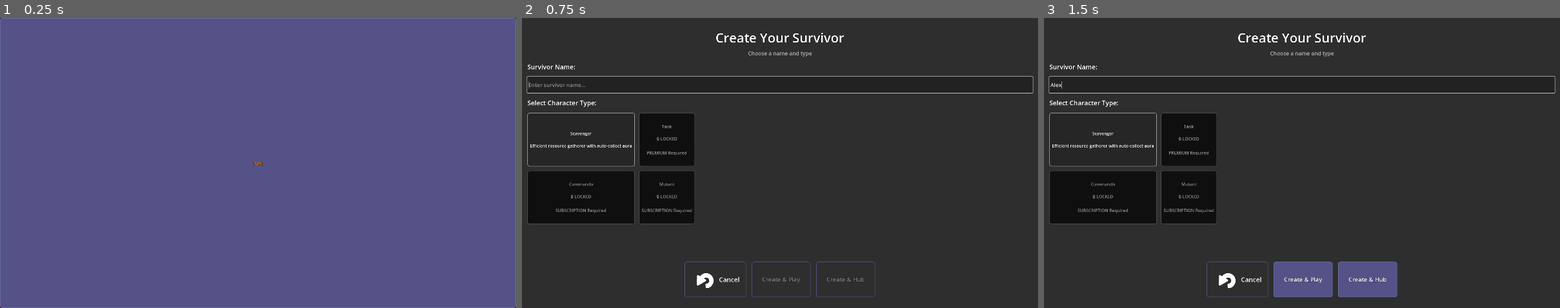
Above: before the commit, frames 1-3 (left to right).
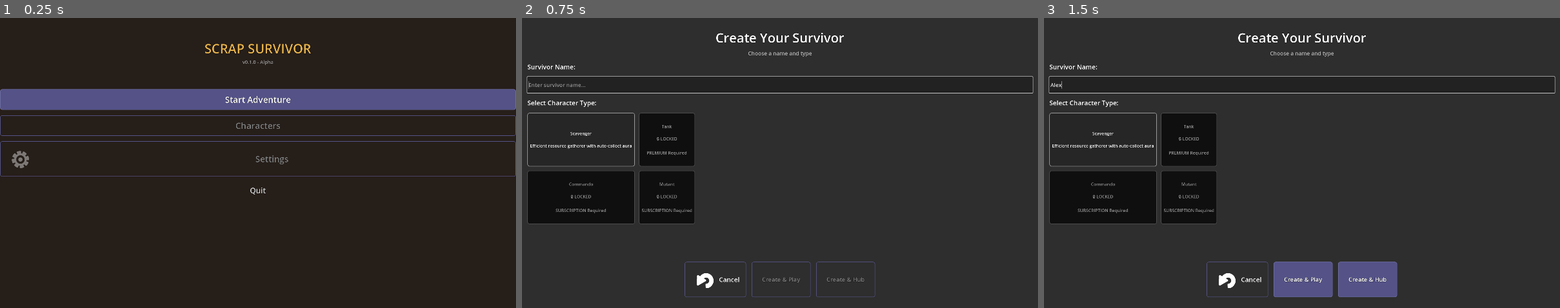
Above: after the commit, the same moments.

Repository: alanjayspector/scrap-survivor-godot
Game: Godot game, scene res://scenes/hub/scrapyard.tscn
Two runs of this game, one before a commit and one after it. Both use one fixed random seed, a clock stepped at 60 frames per second and the inputs below. Sound files missing from this copy of the repository are replaced by a short silence.
Inputs (mouse positions are in pixels of both pictures, inside the frame that each line leads up to):
- Up to frame 1 (0.25 s): no input
- Up to frame 2 (0.75 s): click "[QA]" at 0.5 s
- Up to frame 3 (1.5 s): click (1302, 84) at 1.27 s; type "Alex" at 1.35 s

The runs differ from the first frame. In frame 1, 92% of the frame differs, in the area x 0-100%, y 0-100%; in frame 2, nothing differs; in frame 3, nothing differs.

Commit message:
fix(ui): correct scrapyard.tscn ScreenContainer hierarchy
- Add VBoxContainer wrapper as single child of ScreenContainer
  (MarginContainer constraint: only ONE child allowed)
- Move TitleContainer and MenuContainer into VBoxContainer
- Remove anchors from containers (set layout_mode = 2)
- Move DebugQAButton to root as overlay (sibling of ScreenContainer)
- Add spacer nodes per spec (48pt top, 24pt middle, 48pt bottom)
- Update node paths in scrapyard.gd to match new hierarchy

Fixes massive black bar issue (QA Pass 6 failure).
Follows same pattern as character_roster.tscn fix (commit f8cbeac).

Phase 6 Session 2 - Hub scene now architecturally correct.

🤖 Generated with [Claude Code](https://claude.com/claude-code)

Co-Authored-By: Claude <noreply@anthropic.com>

Diff:
--- a/scenes/hub/scrapyard.tscn
+++ b/scenes/hub/scrapyard.tscn
@@ -1,18 +1,35 @@
-[gd_scene load_steps=4 format=3 uid="uid://dqw5k3j8m9vxr"]
+[gd_scene load_steps=4 format=3 uid="uid://dqw5k3j8navxr"]
 
-[ext_resource type="Script" path="res://scripts/hub/scrapyard.gd" id="1_hub_script"]
-[ext_resource type="Theme" path="res://themes/game_theme.tres" id="2_theme"]
-[ext_resource type="Script" path="res://scripts/ui/components/screen_container.gd" id="3_screen_container"]
+[ext_resource type="Script" uid="uid://da5opdddbfvsm" path="res://scripts/hub/scrapyard.gd" id="1_hub_script"]
+[ext_resource type="Theme" uid="uid://clyvgadvbeqjg" path="res://themes/game_theme.tres" id="2_theme"]
+[ext_resource type="Script" uid="uid://k3o6w26cwvhk" path="res://scripts/ui/components/screen_container.gd" id="3_screen_container"]
 
 [node name="Scrapyard" type="Control"]
-theme = ExtResource("2_theme")
 layout_mode = 3
 anchors_preset = 15
 anchor_right = 1.0
 anchor_bottom = 1.0
 grow_horizontal = 2
 grow_vertical = 2
+theme = ExtResource("2_theme")
 script = ExtResource("1_hub_script")
+
+[node name="DebugQAButton" type="Button" parent="."]
+visible = false
+layout_mode = 0
+anchor_left = 1.0
+anchor_top = 1.0
+anchor_right = 1.0
+anchor_bottom = 1.0
+offset_left = -120.0
+offset_top = -80.0
+offset_right = -20.0
+offset_bottom = -20.0
+grow_horizontal = 0
+grow_vertical = 0
+theme_override_colors/font_color = Color(1, 0.5, 0, 1)
+theme_override_font_sizes/font_size = 18
+text = "[QA]"
 
 [node name="Background" type="ColorRect" parent="."]
 layout_mode = 1
@@ -32,15 +49,20 @@
 grow_vertical = 2
 script = ExtResource("3_screen_container")
 
-[node name="TitleContainer" type="VBoxContainer" parent="ScreenContainer"]
-layout_mode = 1
-anchors_preset = 10
-anchor_right = 1.0
-offset_top = 100.0
-offset_bottom = 300.0
-grow_horizontal = 2
+[node name="VBoxContainer" type="VBoxContainer" parent="ScreenContainer"]
+layout_mode = 2
+theme_override_constants/separation = 32
 
-[node name="GameTitle" type="Label" parent="ScreenContainer/TitleContainer"]
+[node name="TopSpacer" type="Control" parent="ScreenContainer/VBoxContainer"]
+custom_minimum_size = Vector2(0, 48)
+layout_mode = 2
+size_flags_vertical = 0
+
+[node name="TitleContainer" type="VBoxContainer" parent="ScreenContainer/VBoxContainer"]
+layout_mode = 2
+size_flags_vertical = 0
+
+[node name="GameTitle" type="Label" parent="ScreenContainer/VBoxContainer/TitleContainer"]
 layout_mode = 2
 theme_override_colors/font_color = Color(0.9, 0.7, 0.3, 1)
 theme_override_colors/font_outline_color = Color(0, 0, 0, 1)
@@ -49,29 +71,24 @@
 text = "SCRAP SURVIVOR"
 horizontal_alignment = 1
 
-[node name="VersionLabel" type="Label" parent="ScreenContainer/TitleContainer"]
+[node name="VersionLabel" type="Label" parent="ScreenContainer/VBoxContainer/TitleContainer"]
 layout_mode = 2
 theme_override_colors/font_color = Color(0.6, 0.6, 0.6, 1)
 theme_override_font_sizes/font_size = 18
 text = "v0.1.0 - Alpha"
 horizontal_alignment = 1
 
-[node name="MenuContainer" type="VBoxContainer" parent="ScreenContainer"]
-layout_mode = 1
-anchors_preset = 8
-anchor_left = 0.5
-anchor_top = 0.5
-anchor_right = 0.5
-anchor_bottom = 0.5
-offset_left = -100.0
-offset_top = -120.0
-offset_right = 100.0
-offset_bottom = 120.0
-grow_horizontal = 2
-grow_vertical = 2
+[node name="MiddleSpacer" type="Control" parent="ScreenContainer/VBoxContainer"]
+custom_minimum_size = Vector2(0, 24)
+layout_mode = 2
+size_flags_vertical = 0
+
+[node name="MenuContainer" type="VBoxContainer" parent="ScreenContainer/VBoxContainer"]
+layout_mode = 2
+size_flags_vertical = 3
 theme_override_constants/separation = 20
 
-[node name="PlayButton" type="Button" parent="ScreenContainer/MenuContainer"]
+[node name="PlayButton" type="Button" parent="ScreenContainer/VBoxContainer/MenuContainer"]
 custom_minimum_size = Vector2(280, 60)
 layout_mode = 2
 theme_override_colors/font_color = Color(1, 1, 1, 1)
@@ -80,7 +97,7 @@
 theme_override_font_sizes/font_size = 32
 text = "Play"
 
-[node name="CharactersButton" type="Button" parent="ScreenContainer/MenuContainer"]
+[node name="CharactersButton" type="Button" parent="ScreenContainer/VBoxContainer/MenuContainer"]
 custom_minimum_size = Vector2(280, 60)
 layout_mode = 2
 theme_override_colors/font_color = Color(1, 1, 1, 1)
@@ -89,7 +106,7 @@
 theme_override_font_sizes/font_size = 32
 text = "Characters"
 
-[node name="SettingsButton" type="Button" parent="ScreenContainer/MenuContainer"]
+[node name="SettingsButton" type="Button" parent="ScreenContainer/VBoxContainer/MenuContainer"]
 custom_minimum_size = Vector2(280, 60)
 layout_mode = 2
 theme_override_colors/font_color = Color(1, 1, 1, 1)
@@ -98,7 +115,7 @@
 theme_override_font_sizes/font_size = 32
 text = "Settings"
 
-[node name="QuitButton" type="Button" parent="ScreenContainer/MenuContainer"]
+[node name="QuitButton" type="Button" parent="ScreenContainer/VBoxContainer/MenuContainer"]
 custom_minimum_size = Vector2(200, 60)
 layout_mode = 2
 theme_override_colors/font_color = Color(0.8, 0.8, 0.8, 1)
@@ -107,22 +124,9 @@
 theme_override_font_sizes/font_size = 28
 text = "Quit"
 
+[node name="BottomSpacer" type="Control" parent="ScreenContainer/VBoxContainer"]
+custom_minimum_size = Vector2(0, 48)
+layout_mode = 2
+size_flags_vertical = 0
+
 [node name="AudioStreamPlayer" type="AudioStreamPlayer" parent="."]
-
-[node name="DebugQAButton" type="Button" parent="ScreenContainer"]
-visible = false
-layout_mode = 1
-anchors_preset = 3
-anchor_left = 1.0
-anchor_top = 1.0
-anchor_right = 1.0
-anchor_bottom = 1.0
-offset_left = -120.0
-offset_top = -80.0
-offset_right = -20.0
-offset_bottom = -20.0
-grow_horizontal = 0
-grow_vertical = 0
-theme_override_colors/font_color = Color(1, 0.5, 0, 1)
-theme_override_font_sizes/font_size = 18
-text = "[QA]"
--- a/scripts/hub/scrapyard.gd
+++ b/scripts/hub/scrapyard.gd
@@ -16,12 +16,13 @@
 const THEME_HELPER = preload("res://scripts/ui/theme/theme_helper.gd")
 const UI_ICONS = preload("res://scripts/ui/theme/ui_icons.gd")
 
-@onready var play_button: Button = $ScreenContainer/MenuContainer/PlayButton
-@onready var characters_button: Button = $ScreenContainer/MenuContainer/CharactersButton
-@onready var settings_button: Button = $ScreenContainer/MenuContainer/SettingsButton
-@onready var quit_button: Button = $ScreenContainer/MenuContainer/QuitButton
+@onready var play_button: Button = $ScreenContainer/VBoxContainer/MenuContainer/PlayButton
+@onready
+var characters_button: Button = $ScreenContainer/VBoxContainer/MenuContainer/CharactersButton
+@onready var settings_button: Button = $ScreenContainer/VBoxContainer/MenuContainer/SettingsButton
+@onready var quit_button: Button = $ScreenContainer/VBoxContainer/MenuContainer/QuitButton
 @onready var audio_player: AudioStreamPlayer = $AudioStreamPlayer
-@onready var debug_qa_button: Button = $ScreenContainer/DebugQAButton
+@onready var debug_qa_button: Button = $DebugQAButton
 
 var is_first_run: bool = false
 
